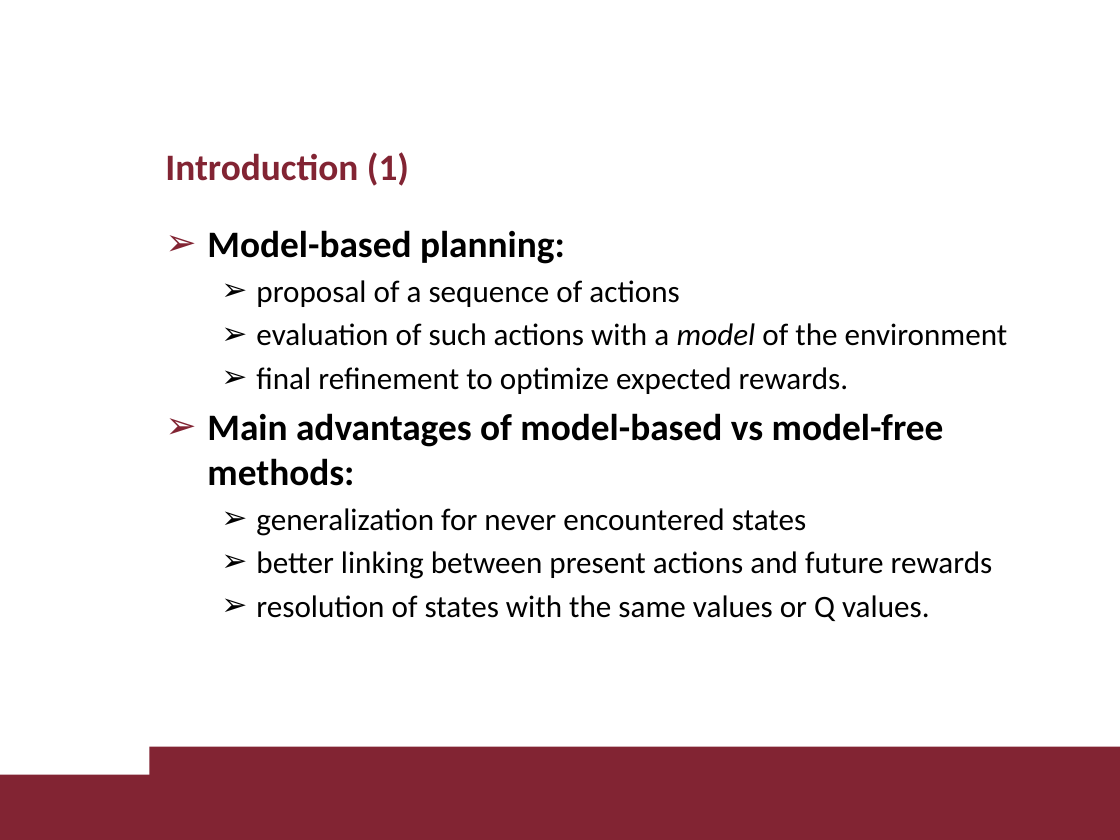
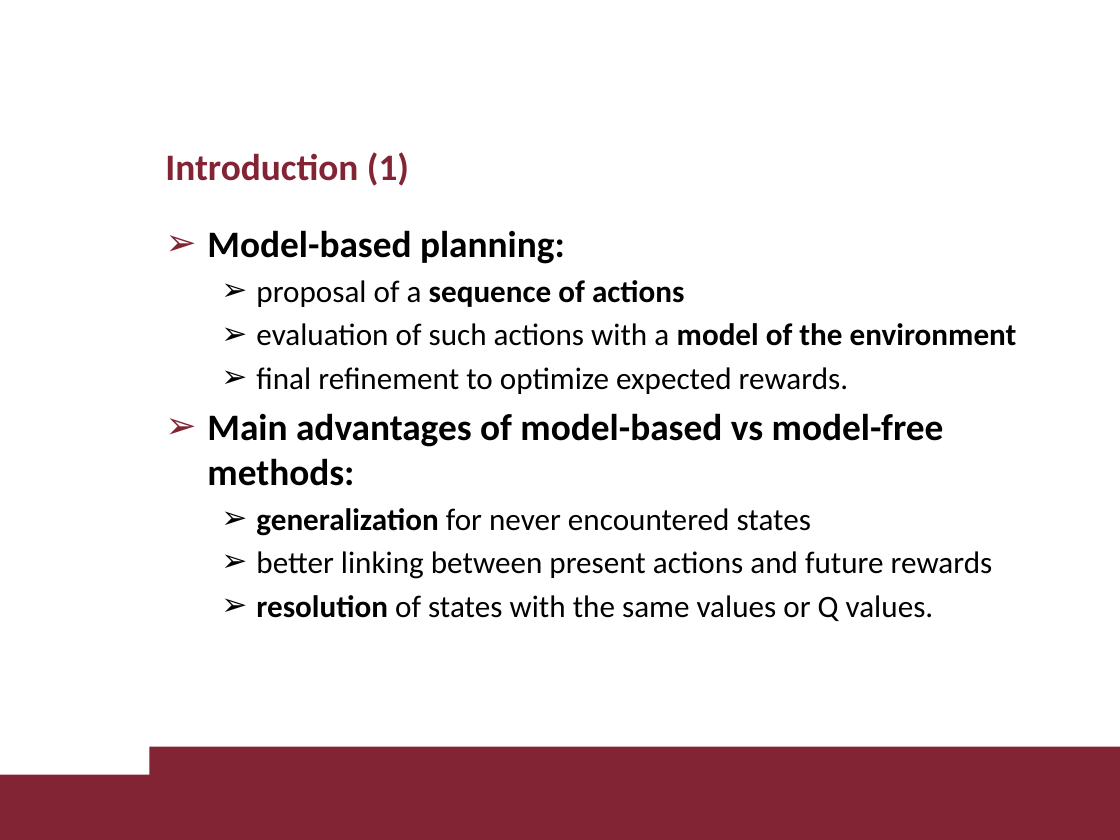
Before and after one commit to lorenzo-di-luccio/RL_Project, a slide deck: slide 2 of slides/diluccio_giamba_RL_project.pptx. Drawn at 1120x840 pixels with LibreOffice and Linux fonts; fonts in the diff are those of the drawing; background and template pictures are left out. Boxes give left, top, right and bottom in pixels: in the first picture for what was removed or moved away, otherwise in the second. Text is boxed around its words. In the diff, an @@ line names an element or a change of style, - is before the commit and + after.

```diff
--- a/slides/diluccio_giamba_RL_project.pptx
+++ b/slides/diluccio_giamba_RL_project.pptx
@@ text at [256, 280, 1017, 621]: bold on in "sequence of actions", "model of the environment", "generalization", "resolution"; italic off in "model" @@
```
Also in this commit, not shown: 6 other slides changed, 2 slides added, 4 other files.
